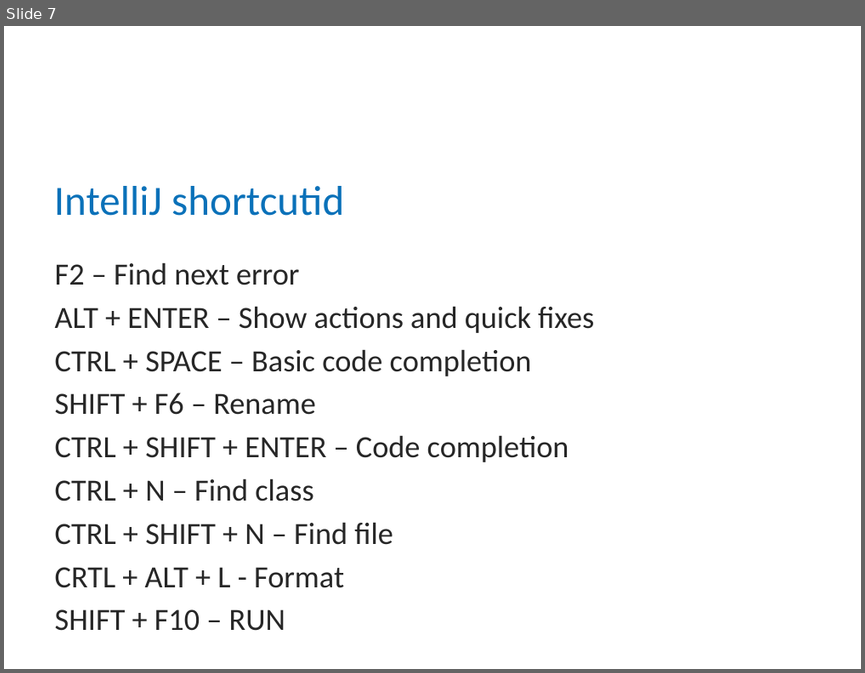
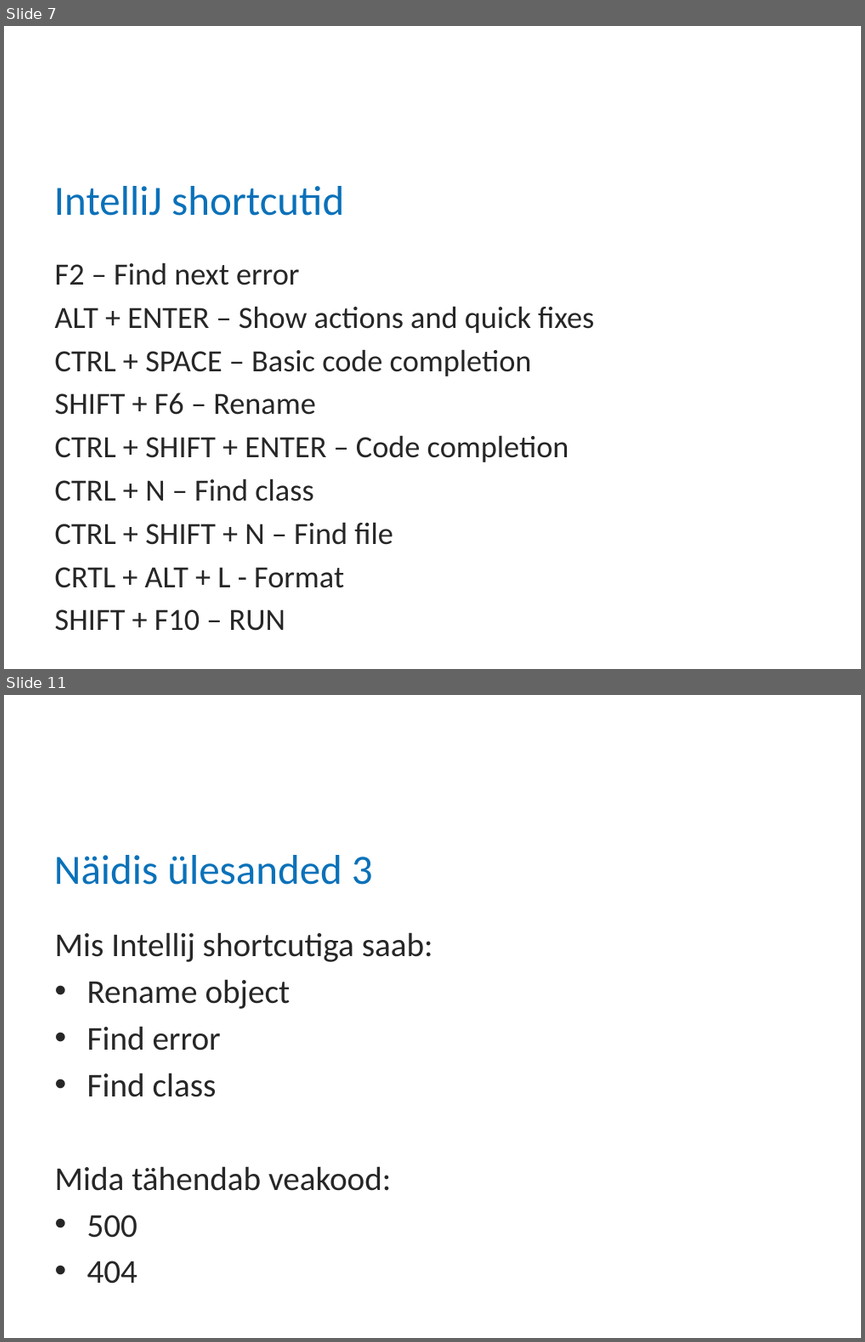
Before and after one commit to Karmorg/Vali-it, a slide deck: Slaidid/_Java - Test.pptx. Shown one above the other, each under a label of ours: slide 7 before the commit, slides 7 and 11 after it; the slides between them are not shown. The pictures are 865x673 and 865x1342 pixels, drawn with LibreOffice and Linux fonts; fonts in the diff are those of the drawing; background and template pictures are left out. Boxes give left, top, right and bottom in pixels: in the first picture for what was removed or moved away, otherwise in the second. Text is boxed around its words. In the diff, an @@ line names an element or a change of style, - is before the commit and + after.

```diff
--- a/Slaidid/_Java - Test.pptx
+++ b/Slaidid/_Java - Test.pptx
@@ slide 11 added at box(4, 695, 861, 1338), background #FFFFFF @@
@@ title added at box(54, 855, 373, 885), 35 pt, text #0A71B9 @@
+Näidis ülesanded 3
@@ text added at box(55, 932, 433, 1283), 28 pt, text #262626 @@
+Mis Intellij shortcutiga saab:
+• Rename object
+• Find error
+• Find class
+Mida tähendab veakood:
+• 500
+• 404
```
Also in this commit, not shown: 1 slide changed, 3 other slides added, 11 other files.
